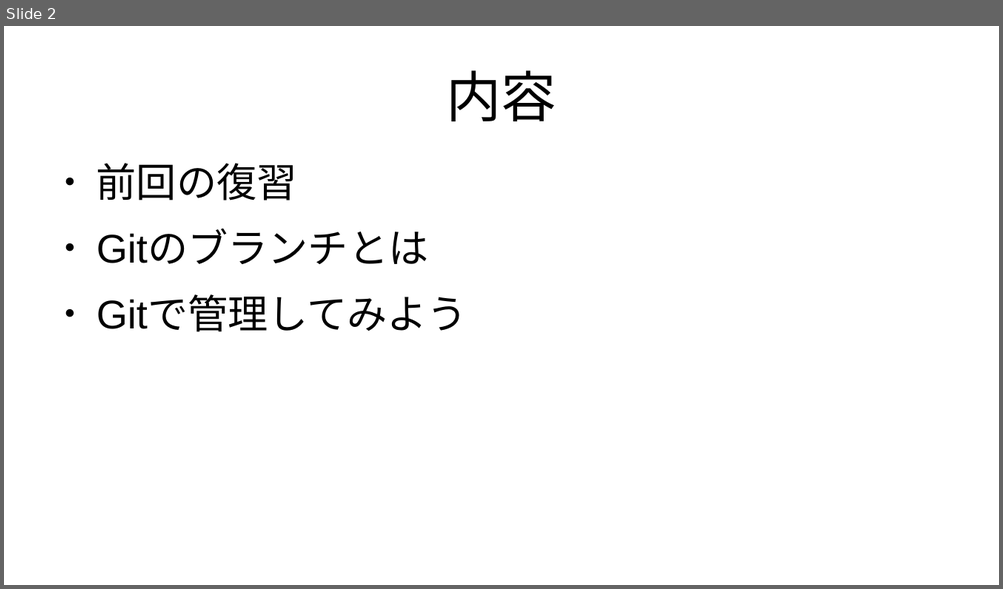
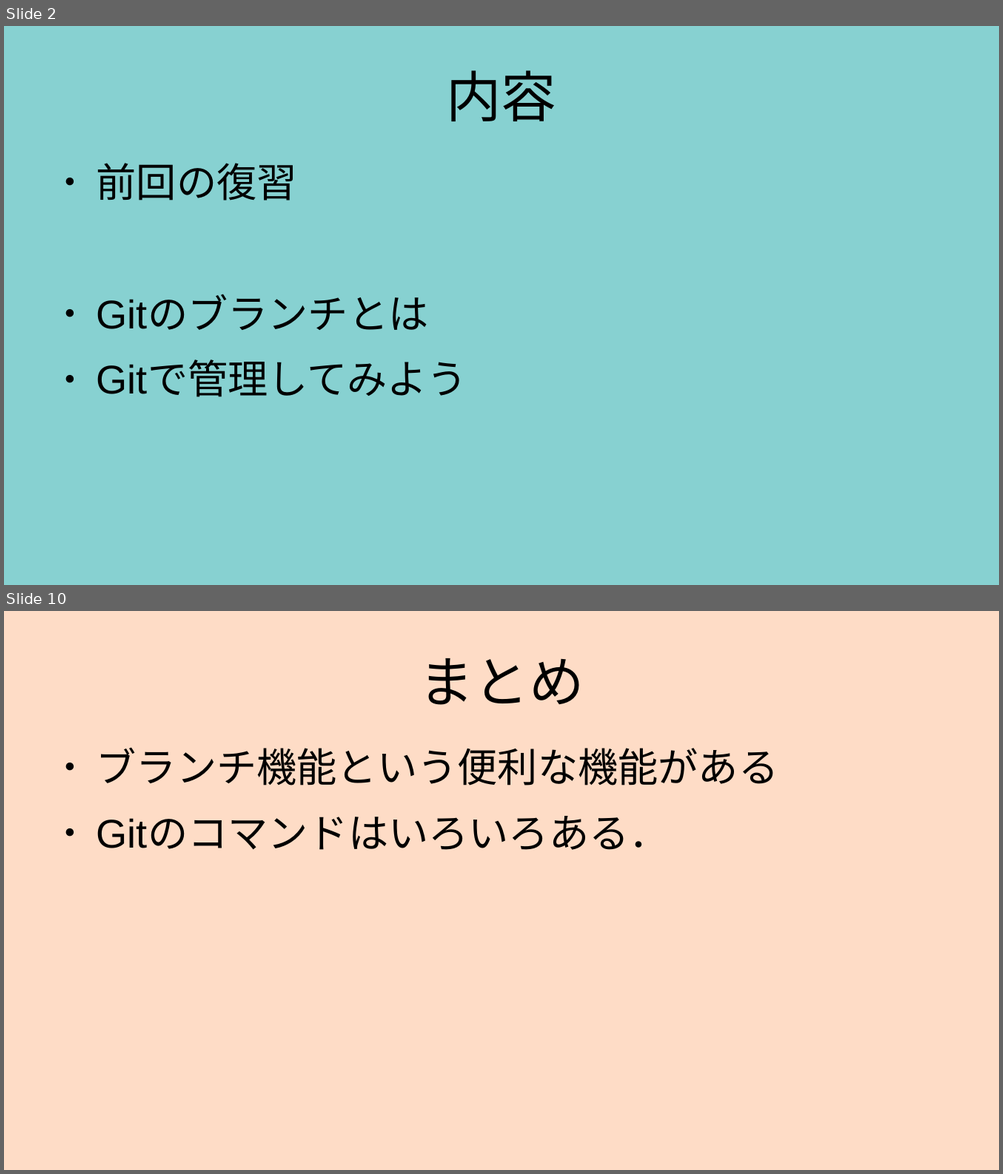
Before and after one commit to m17saitou/NMC-Git-Education, a slide deck: GitEducation02.odp. Shown one above the other, each under a label of ours: slide 2 before the commit, slides 2 and 10 after it; the slides between them are not shown. The pictures are 1003x589 and 1003x1174 pixels, drawn with LibreOffice and Linux fonts; fonts in the diff are those of the drawing. Boxes give left, top, right and bottom in pixels: in the first picture for what was removed or moved away, otherwise in the second. Text is boxed around its words. In the diff, an @@ line names an element or a change of style, - is before the commit and + after.

```diff
--- a/GitEducation02.odp
+++ b/GitEducation02.odp
@@ slide 10 added at (x1=4, y1=611, x2=999, y2=1170), background #FEDCC6 @@
@@ title added at (x1=418, y1=658, x2=583, y2=705), 44 pt, text #000000 @@
+まとめ
@@ text added at (x1=96, y1=747, x2=778, y2=850), 32 pt, text #000000 @@
+● ブランチ機能という便利な機能がある
+● Gitのコマンドはいろいろある．
@@ slide 2 changed as well @@
@@ background #FFFFFF to #87D1D1 @@
@@ text "前回の復習" rewrapped from (x1=96, y1=163, x2=467, y2=332) to (x1=96, y1=163, x2=467, y2=397) @@
```
Also in this commit, not shown: 1 other slide changed, 7 other slides added, 1 other file.
